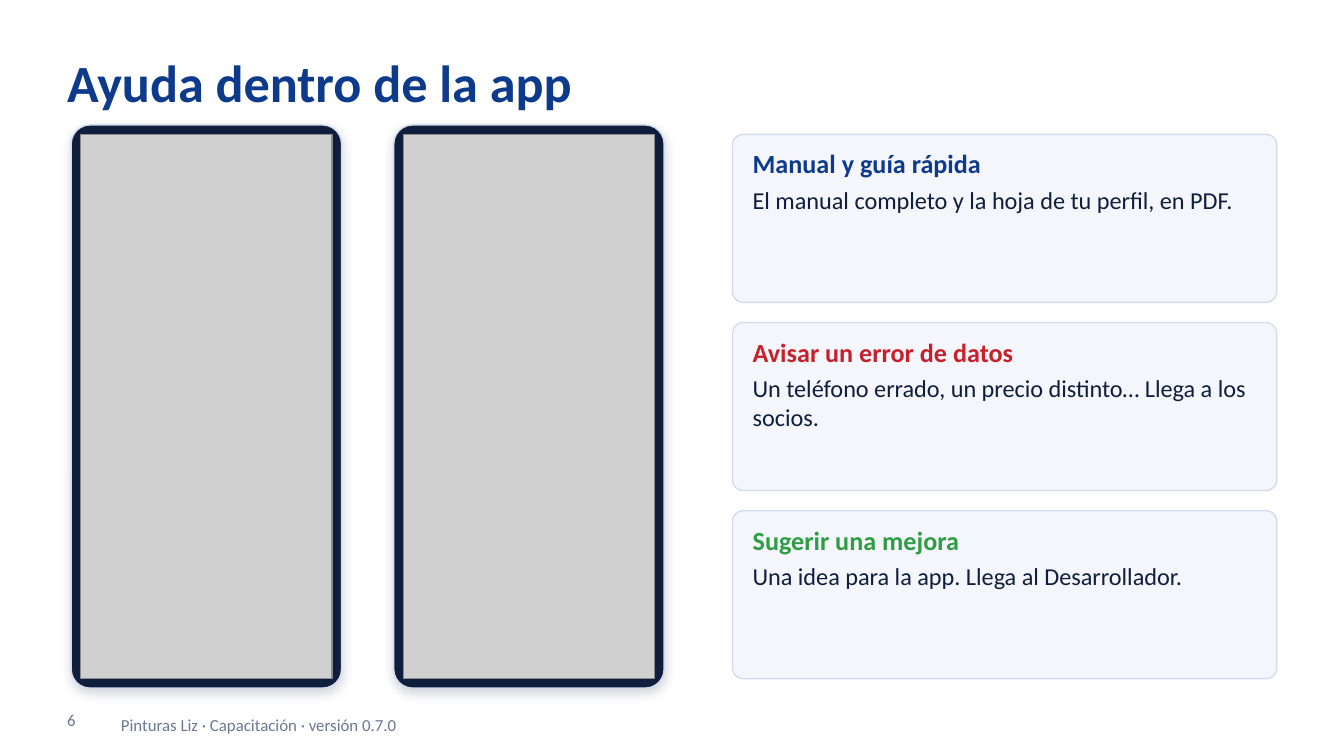
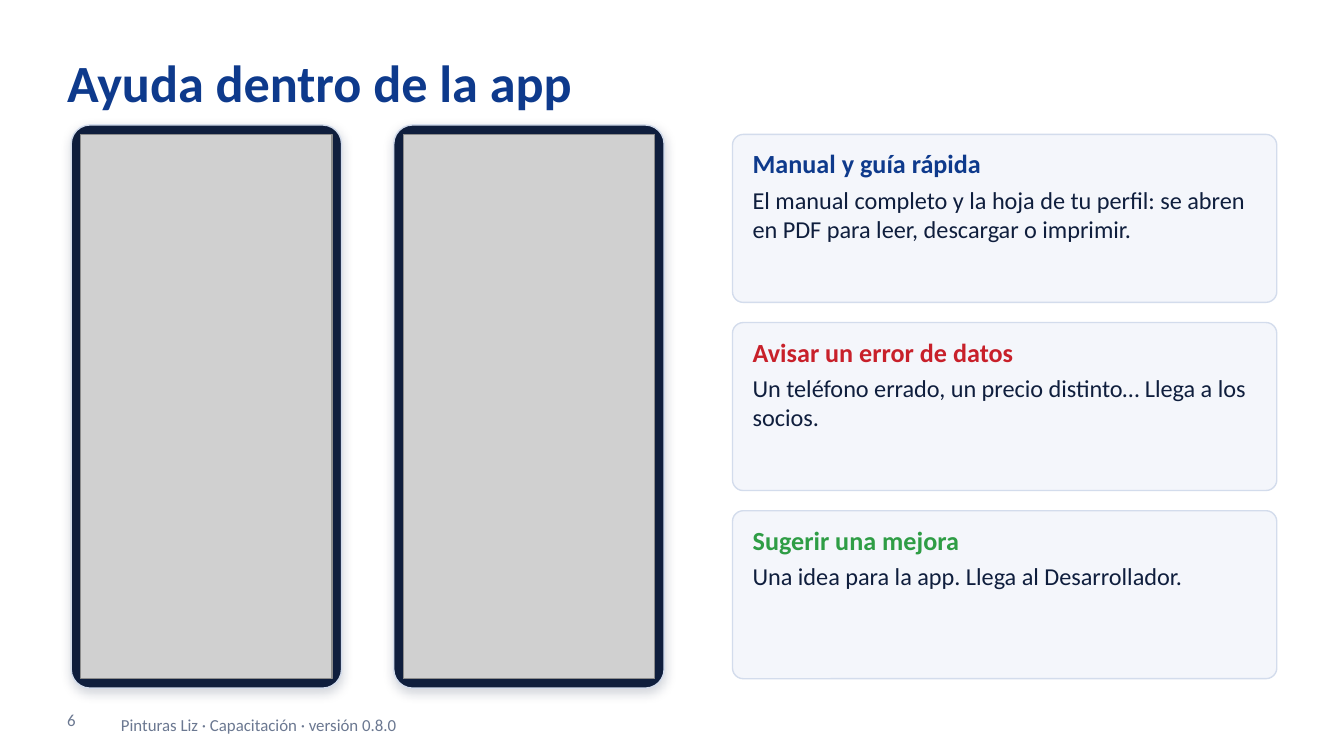
Before and after one commit to estadisticoJ/pinturas-liz-app, a slide deck: slide 6 of docs/capacitacion/capacitacion-pinturas-liz.pptx. Drawn at 1344x756 pixels with LibreOffice and Linux fonts; fonts in the diff are those of the drawing; grey boxes stand for pictures; background and template pictures are left out. Boxes give left, top, right and bottom in pixels: in the first picture for what was removed or moved away, otherwise in the second. Text is boxed around its words. In the diff, an @@ line names an element or a change of style, - is before the commit and + after.

Commit message:
v0.8.0 - Modulo Analisis, botones de manual y guia, datos demo

```diff
--- a/docs/capacitacion/capacitacion-pinturas-liz.pptx
+++ b/docs/capacitacion/capacitacion-pinturas-liz.pptx
@@ text at box(753, 192, 1244, 242): text changed @@
-El manual completo y la hoja de tu perfil, en PDF.
+El manual completo y la hoja de tu perfil: se abren en PDF para leer, descargar o imprimir.
@@ text at box(121, 719, 396, 734): text changed @@
-Pinturas Liz · Capacitación · versión 0.7.0
+Pinturas Liz · Capacitación · versión 0.8.0
```
Also in this commit, not shown: 31 other slides changed, 3 slides added, 34 other files.
